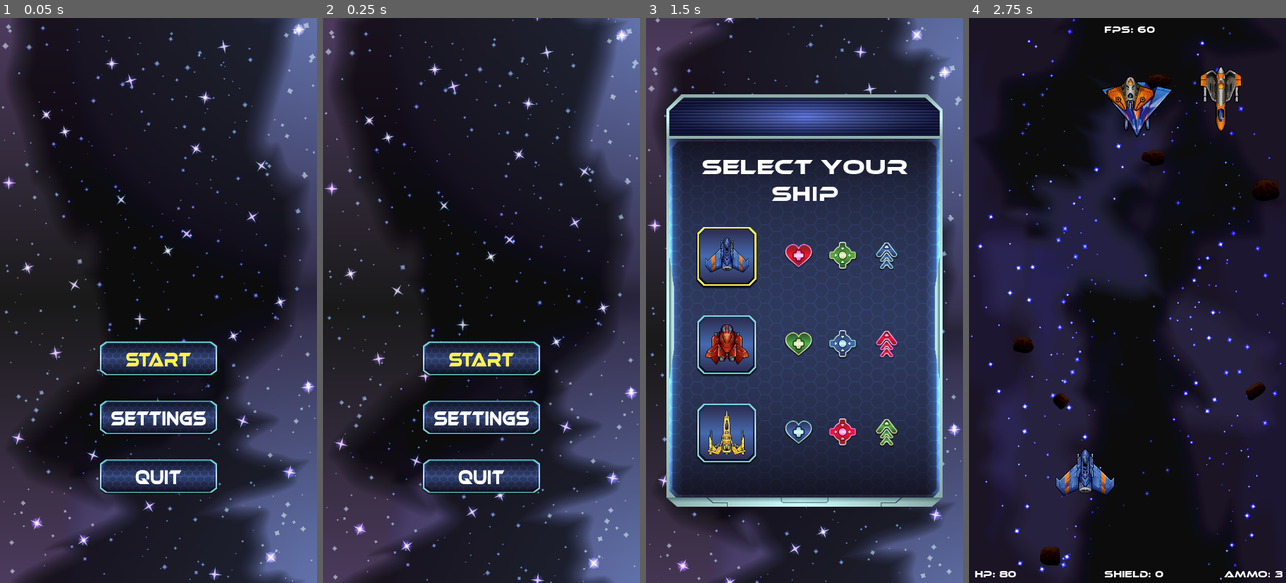
Above: before the commit, frames 1-4 (left to right).
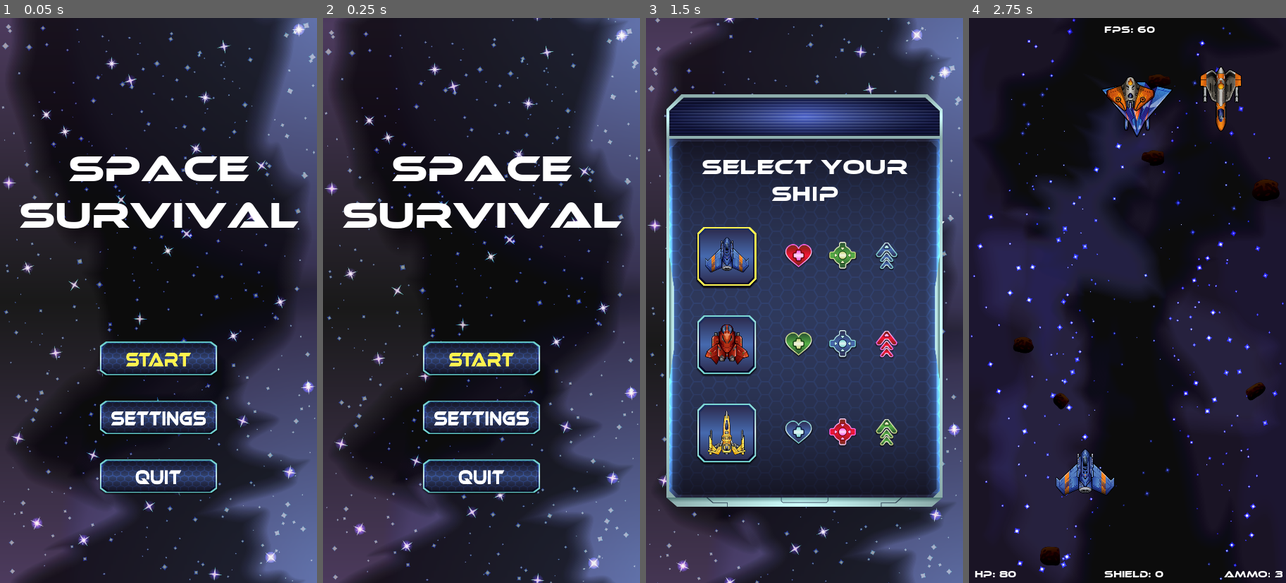
Above: after the commit, the same moments.

Repository: diegocantelmi82/TP-Final-Programacion-3
Game: Godot game, scene res://scenes/Main.tscn
The game is run twice, just before and just after one commit, with the same random seed, the same clock (stepped at 60 frames per second) and the same inputs.
Inputs (mouse positions are in pixels of both pictures, inside the frame that each line leads up to):
- Up to frame 1 (0.05 s): no input
- Up to frame 2 (0.25 s): no input
- Up to frame 3 (1.5 s): click (804, 357) at 0.5 s; click (804, 357) at 1.25 s
- Up to frame 4 (2.75 s): click (1051, 255) at 2 s

The runs differ from the first frame. In frame 1, 3.5% of the frame differs, in the area x 6-95%, y 24-38%; in frame 2, 3.5%; in frame 3, less than 0.1%; in frame 4, nothing differs.

Commit message:
Se ajusta documento de concepto - titulo del juego

Diff:
--- a/scenes/Main.tscn
+++ b/scenes/Main.tscn
@@ -10,10 +10,15 @@
 [ext_resource path="res://assets/menu/settings_button_hover.png" type="Texture" id=8]
 [ext_resource path="res://assets/menu/quit_button_hover.png" type="Texture" id=9]
 [ext_resource path="res://assets/menu/quit_button.png" type="Texture" id=10]
+[ext_resource path="res://assets/fonts/ethnocentric rg.otf" type="DynamicFontData" id=11]
 [ext_resource path="res://common/QuitButton.gd" type="Script" id=12]
 [ext_resource path="res://common/SettingsButton.gd" type="Script" id=13]
 [ext_resource path="res://common/StartButton.gd" type="Script" id=14]
 [ext_resource path="res://scenes/settings/SettingsWindow.tscn" type="PackedScene" id=15]
+
+[sub_resource type="DynamicFont" id=1]
+size = 128
+font_data = ExtResource( 11 )
 
 [node name="Main" type="Node2D"]
 script = ExtResource( 1 )
@@ -22,6 +27,20 @@
 background = ExtResource( 3 )
 
 [node name="CanvasLayer" type="CanvasLayer" parent="."]
+
+[node name="Space Survival" type="Label" parent="CanvasLayer"]
+anchor_left = 0.5
+anchor_top = 0.5
+anchor_right = 0.5
+anchor_bottom = 0.5
+margin_left = -480.0
+margin_top = -528.5
+margin_right = 480.0
+margin_bottom = -217.5
+custom_fonts/font = SubResource( 1 )
+text = "Space
+Survival"
+align = 1
 
 [node name="StartButton" type="TextureButton" parent="CanvasLayer"]
 anchor_left = 0.5
Not shown: 1 places in scenes/Main.tscn that only renumber resources
Not shown, changed: Documento_de_Concepto.pdf
